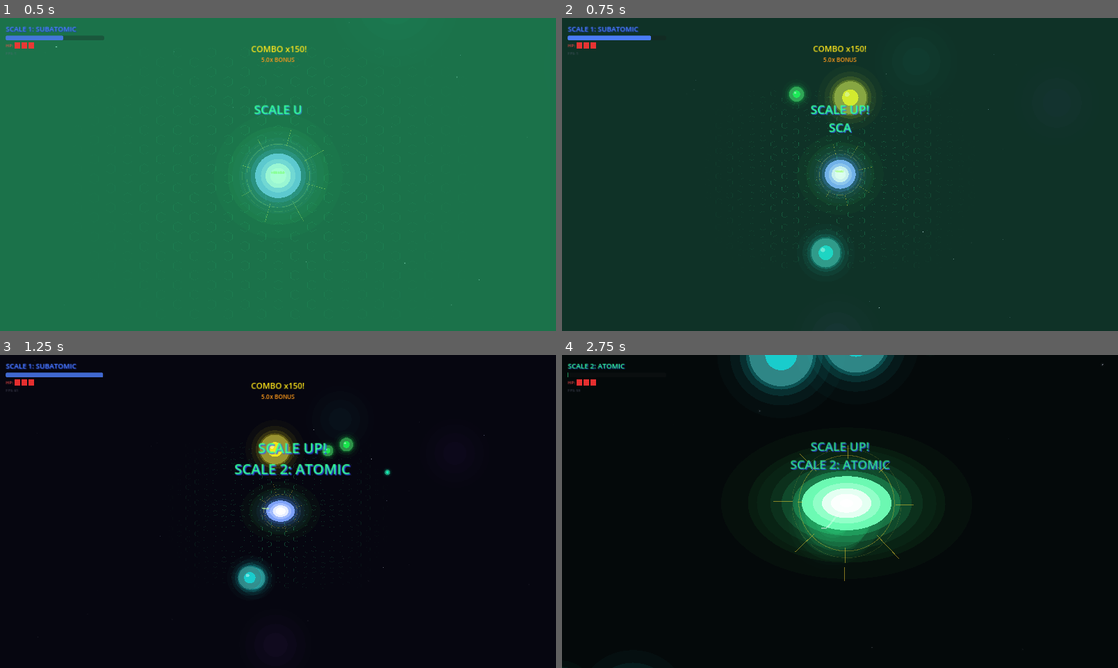
Above: before the commit, frames 1-4 (two rows, left to right).
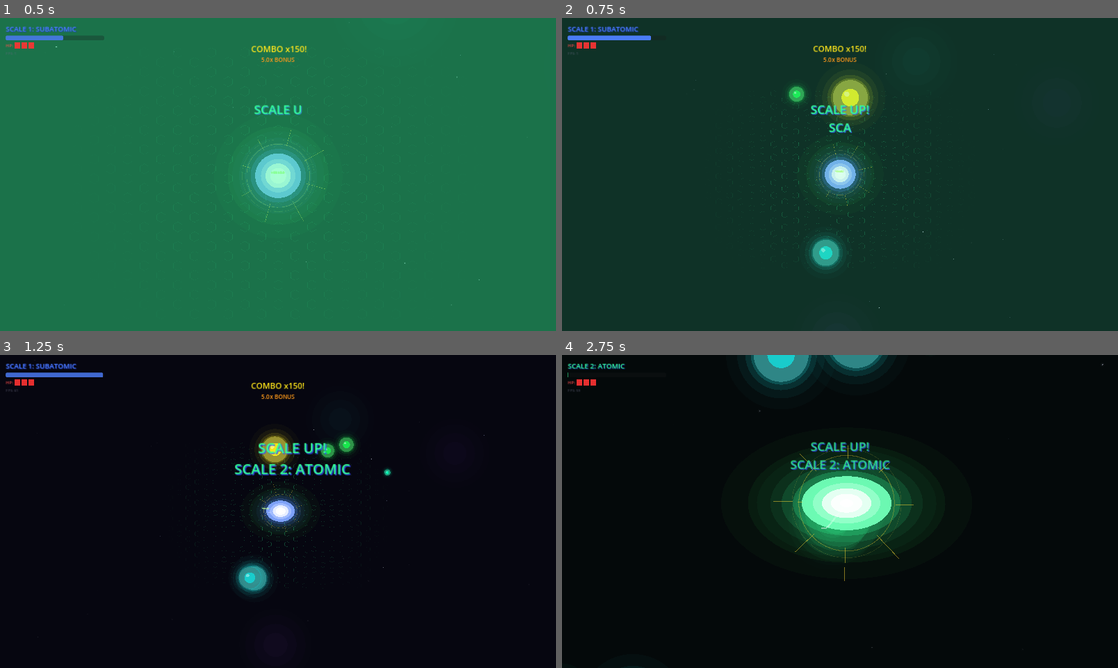
Above: after the commit, the same moments.

Repository: Koizain/atom-eater
Game: Godot game, scene res://scenes/main.tscn
The game is run twice, just before and just after one commit, with the same random seed, the same clock (stepped at 60 frames per second) and the same inputs.
Inputs (mouse positions are in pixels of both pictures, inside the frame that each line leads up to):
- Up to frame 1 (0.5 s): no input
- Up to frame 2 (0.75 s): move the mouse to (962, 158) at 0.52 s; click (962, 158) at 0.67 s
- Up to frame 3 (1.25 s): no input
- Up to frame 4 (2.75 s): drag from (728, 527) to (840, 511) at 1.27 s; move the mouse to (895, 442) at 2.02 s; click (895, 442) at 2.17 s

Frame 1 is identical in both runs. In frame 2, 0.3% of the frame differs, in the area x 42-56%, y 19-81%; in frame 3, 0.5%; in frame 4, 0.9%, in the area x 33-59%, y 0-12%.

Commit message:
fix: infinite while loops in circle_draw_entity - add iteration guard

Diff:
--- a/scenes/circle_draw_entity.gd
+++ b/scenes/circle_draw_entity.gd
@@ -45,8 +45,10 @@
 		main_node = entity_node.get_parent()
 	# Walk up to find main scene with add_sparkle method
 	var root: Node = main_node
-	while root and not root.has_method("add_sparkle"):
+	var _iter1: int = 0
+	while root and not root.has_method("add_sparkle") and _iter1 < 20:
 		root = root.get_parent()
+		_iter1 += 1
 	if root and root.has_method("add_sparkle"):
 		var data: Dictionary = entity_node.get_entity_data() if entity_node.has_method("get_entity_data") else {}
 		var color: Color = data.get("color", Color.WHITE)
@@ -65,8 +67,10 @@
 		if players.is_empty():
 			# Try to find player by traversal
 			var main_node: Node = entity_node.get_parent()
-			while main_node and not main_node.has_method("shake_camera"):
+			var _iter2: int = 0
+			while main_node and not main_node.has_method("shake_camera") and _iter2 < 20:
 				main_node = main_node.get_parent()
+				_iter2 += 1
 			if main_node:
 				var p = main_node.get_node_or_null("Player")
 				if p:
